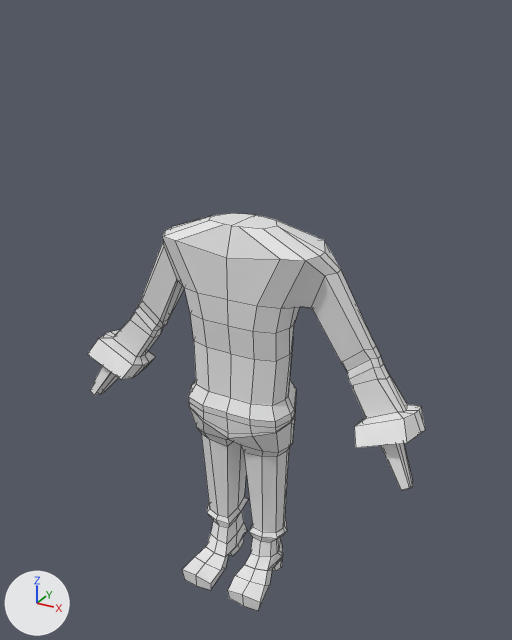
The Blender file My-Blender-3D-Models/animated-character.blend as it was, and as the next commit left it.
Camera for both pictures: a 50 mm camera at (2.67, -4.66, 2.44) aimed at (0.07, 0.08, 0.07). Arrows for +X, +Y and +Z are at lower left; the lights stay in place. Mesh edges are drawn as thin lines.

The first picture shows 'Character'.
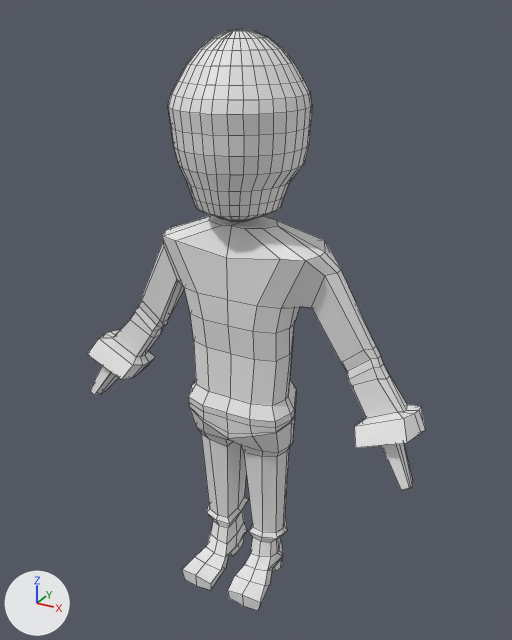
Where the change shows, as pixel boxes [x1, y1, x2, y2] in the pictures (512 x 640 px; the box of a moved part takes in the faces that stretch with it):
'Character', reshaped (46% taller)
    before: [87, 213, 425, 611]
    after: [87, 29, 425, 611]
part 1 of me_cube_001, added
    after: [168, 29, 313, 222]
part 2 of me_cube_001, moved or reshaped
    before: [163, 213, 305, 261]
    after: [163, 216, 305, 261]
part 3 of me_cube_001, cut back
    both: [195, 547, 272, 585]

What changed in the scene script:
```text
Change me_cube_001:
    used by ob_character; location = (0.0, 0.0, 0.0)
    verts and faces of me_cube_001; kept vertices keep their numbers, new ones are numbered from 308
    before: 40 (0.06, -0.19, 0.94) at pixel (238, 226)
    remove me_cube_001.from_pydata(...)  # 308 vertices, 303 faces; spans x -0.64..1.58, y -0.5..0.39, z -2.48..0.94
    add me_cube_001.from_pydata(...)  # 768 vertices, 793 faces; spans x -0.64..1.58, y -0.57..0.51, z -2.48..2.31
    me_cube_001 part 1: a new loose piece of 482 vertices spanning x -0.56..0.52, y -0.57..0.51, z 0.93..2.31
    me_cube_001 part 2
    add verts[40] = (0.1, -0.16, 0.92)  # moved, pixel (244, 228)
    me_cube_001 part 3
    22 vertices are removed from x 0.1..0.33, y -0.22..0.0, z -2.42..-2.28
    30 faces are deleted
    8 new faces join them
```
